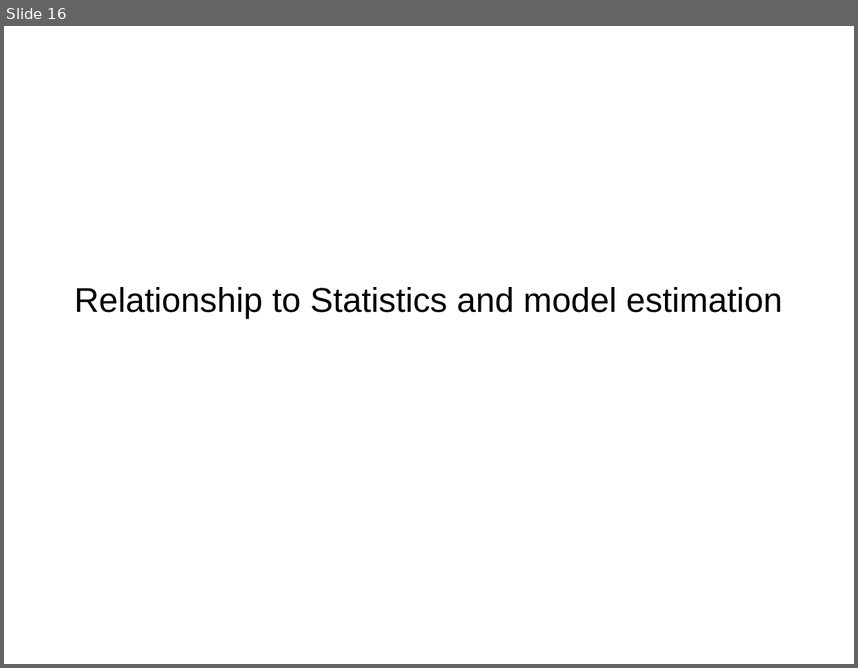
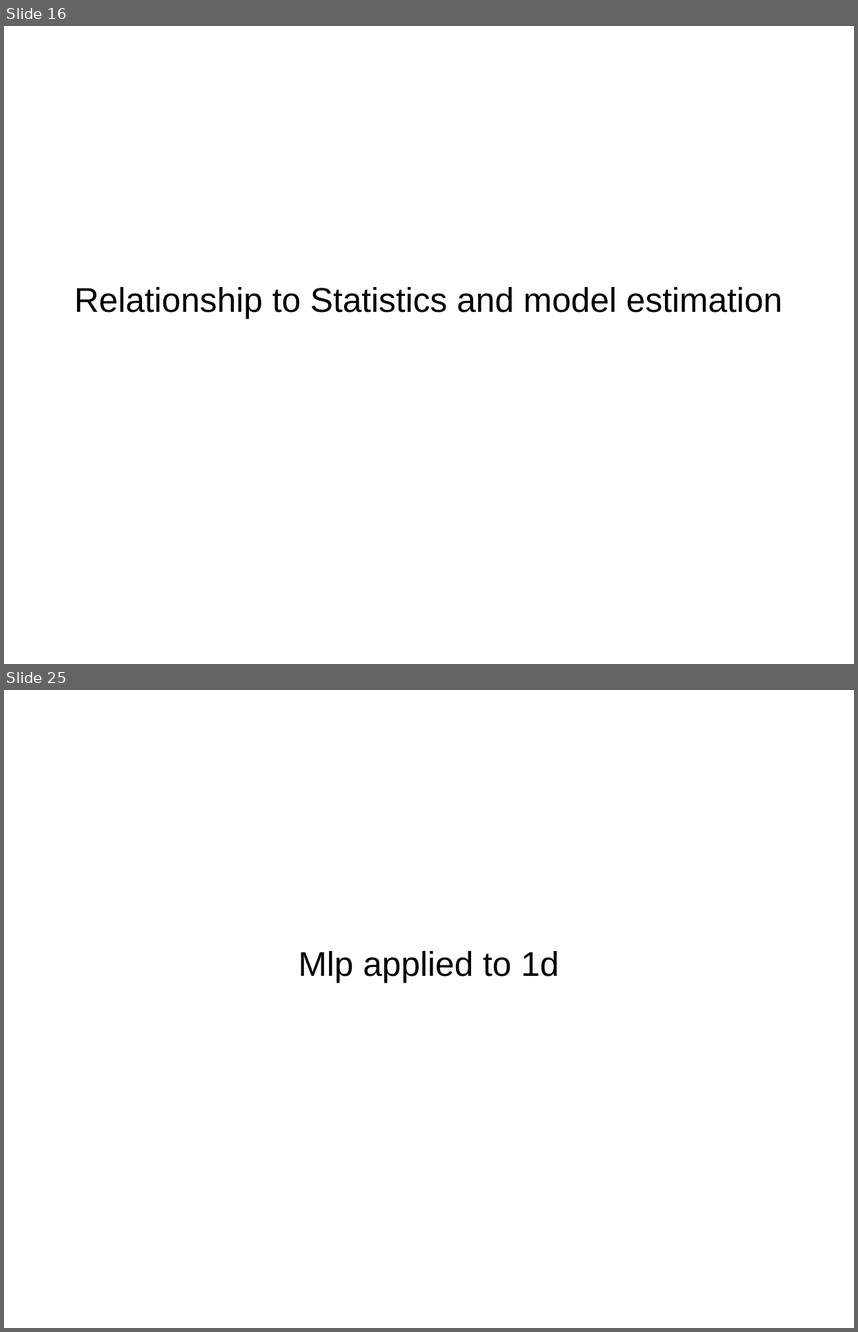
Before and after one commit to amueller/talks_odt, a slide deck: introduction_to_ml_with_python_bnl_2016.odp. Shown one above the other, each under a label of ours: slide 16 before the commit, slides 16 and 25 after it; the slides between them are not shown. The pictures are 858x668 and 858x1332 pixels, drawn with LibreOffice and Linux fonts; fonts in the diff are those of the drawing. Boxes give left, top, right and bottom in pixels: in the first picture for what was removed or moved away, otherwise in the second. Text is boxed around its words. In the diff, an @@ line names an element or a change of style, - is before the commit and + after.

```diff
--- a/introduction_to_ml_with_python_bnl_2016.odp
+++ b/introduction_to_ml_with_python_bnl_2016.odp
@@ slide 25 added at [4,690,854,1328], background #FFFFFF @@
@@ subtitle added at [299,951,559,982], 32 pt, text #000000 @@
+Mlp applied to 1d
```
Also in this commit, not shown: 4 slides changed, 16 other slides added, 17 slides removed.
